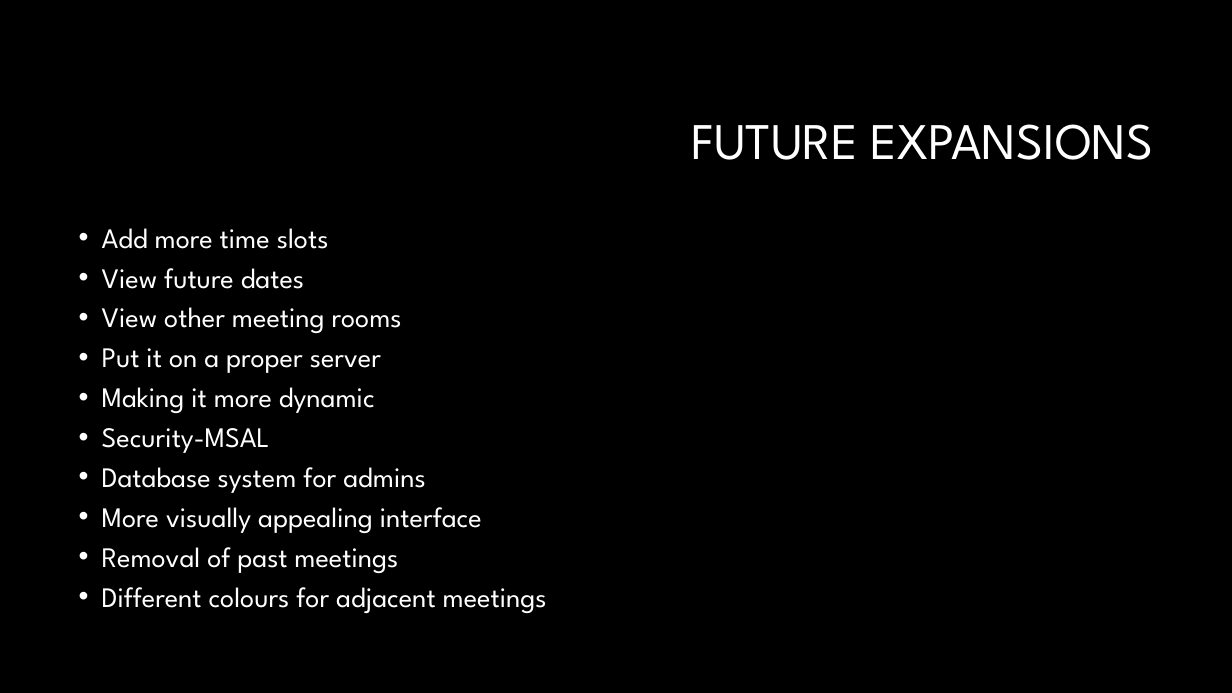
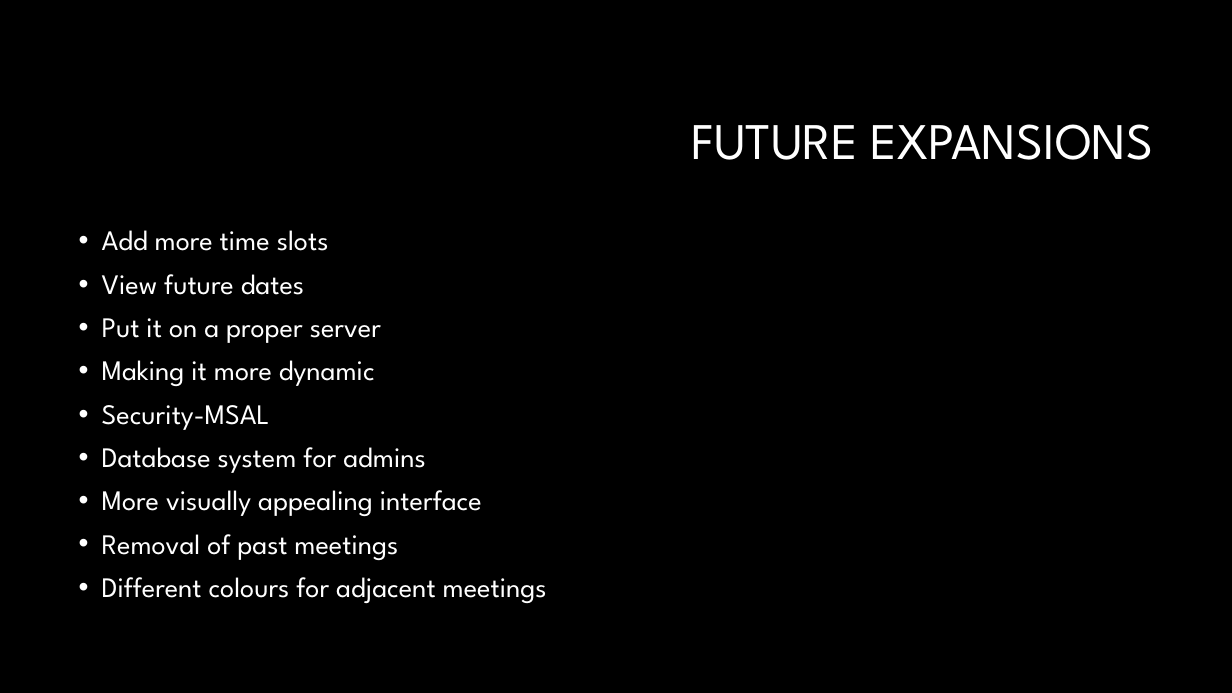
Before and after one commit to RobBas666/SlotMachineF, a slide deck: slide 9 of Presentation.pptx (slide 10 before the commit). Drawn at 1232x693 pixels with LibreOffice and Linux fonts; fonts in the diff are those of the drawing; background and template pictures are left out. Boxes give left, top, right and bottom in pixels: in the first picture for what was removed or moved away, otherwise in the second. Text is boxed around its words. In the diff, an @@ line names an element or a change of style, - is before the commit and + after.

```diff
--- a/Presentation.pptx
+++ b/Presentation.pptx
@@ text "Add more time slots" at [102, 230, 547, 604]: line spacing 0.8 to 0.9 @@
@@ text at [102, 307, 402, 333]: paragraph removed @@
-• View other meeting rooms
```
Also in this commit, not shown: 1 other slide changed, 1 slide added, 2 slides removed, 7 other files.
